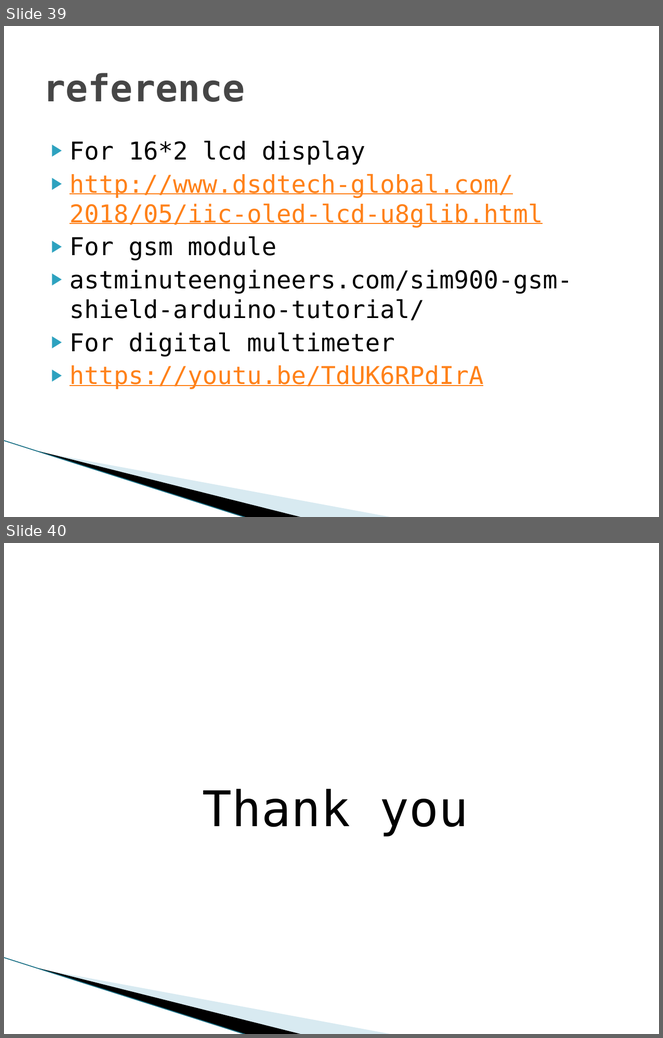
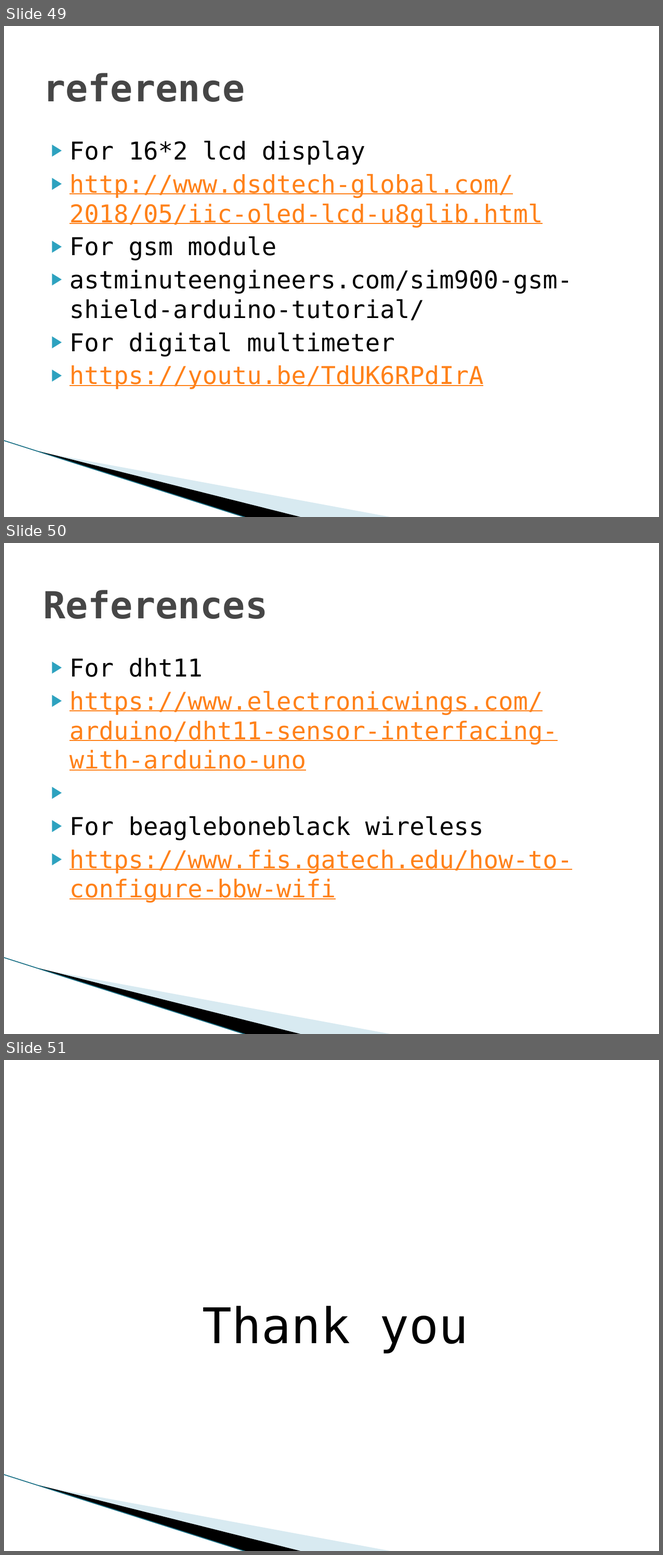
Before and after one commit to Group-1-winter-2021/ESE4009_2, a slide deck: Testing the hardware components.pptx. Shown one above the other, each under a label of ours: slides 39 and 40 before the commit, slides 49, 50 and 51 after it. The pictures are 663x1038 and 663x1555 pixels, drawn with LibreOffice and Linux fonts; fonts in the diff are those of the drawing; background and template pictures are left out. Boxes give left, top, right and bottom in pixels: in the first picture for what was removed or moved away, otherwise in the second. Text is boxed around its words. In the diff, an @@ line names an element or a change of style, - is before the commit and + after.

Commit message:
Add files via upload
the final file of testing the hardware components after receiving beaglebone wireless and dht11 sensor

```diff
--- a/Testing the hardware components.pptx
+++ b/Testing the hardware components.pptx
@@ slide 50 added at [4,543,659,1034], background #FFFFFF; not listed: 3 template elements that a slide beside it also shows @@
@@ title added at [43,590,268,619], 41 pt, text #464646, bold @@
+References
@@ text added at [70,658,573,903], 27 pt, text #FF8119, underline @@
+▶ For dht11
+▶ https://www.electronicwings.com/arduino/dht11-sensor-interfacing-with-arduino-uno
+▶ For beagleboneblack wireless
+▶ https://www.fis.gatech.edu/how-to-configure-bbw-wifi
@@ what was slide 39 is now slide 49 @@
@@ what was slide 40 is now slide 51 @@
```
Also in this commit, not shown: 1 slide changed, 10 other slides added.
